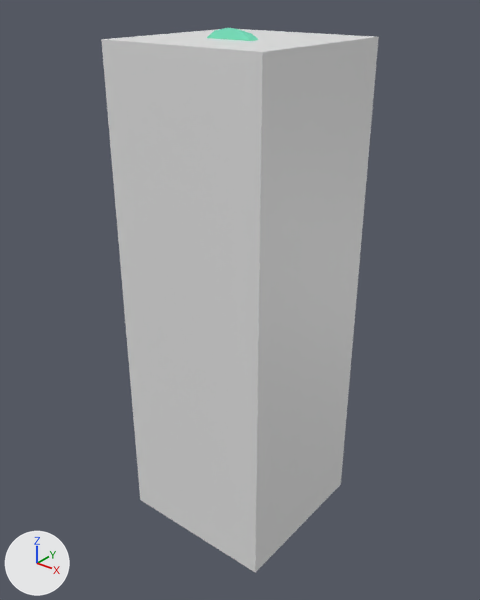
The Blender file tmp/brick.blend: old version first, new version second.
Camera for both pictures: a 50 mm camera at (0.732, -0.923, 1.074) aimed at (-0.004, -0.002, 0.503). The lights are fixed; the arrows at lower left show +X, +Y and +Z. The same objects are shown in both versions, whatever each file hides.
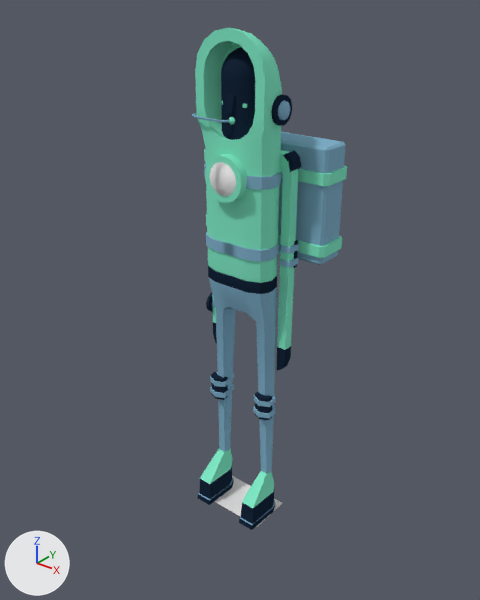
The edits, one by one:
me_plane has 8 vertices, 6 faces and spans x -1.11..1.11, y -1.11..1.11, z -6.7..-0.11.
me_plane is used by ob_plane; location (0.0, 0.0, 1.0); scale (0.147, 0.147, 0.147).
Verts and faces of me_plane; kept vertices keep their numbers, new ones are numbered from 8.
Before the commit, vertices of me_plane: 0 (-1.11, -1.11, -0.11) at pixel (101, 39), 1 (1.11, -1.11, -0.11) at pixel (262, 52), 2 (-1.11, 1.11, -0.11) at pixel (229, 28), 3 (1.11, 1.11, -0.11) at pixel (378, 36), 4 (-1.11, -1.11, -6.7) at pixel (140, 500).
Before the commit, vertices of me_plane: 5 (1.11, -1.11, -6.7) at pixel (255, 572), 6 (-1.11, 1.11, -6.7), 7 (1.11, 1.11, -6.7) at pixel (340, 484).
Part 1, on me_plane:
Vertices deleted: 0 to 7 (with the faces that use them).
New vertex 8 is at (-0.08, -0.05, 0.0).
New vertex 9 is at (0.08, -0.05, 0.0), pixel (258, 526).
New vertex 10 is at (-0.08, 0.05, 0.0).
New vertex 11 is at (0.08, 0.05, 0.0), pixel (283, 502).
New faces: (8, 9, 11, 10).
Object 'Plane' (ob_plane) is rescaled from (0.147, 0.147, 0.147) to (1.0, 1.0, 1.0).
Object 'Plane' (ob_plane) moves from (0.0, 0.0, 1.0) to (0.0, -0.003, 0.0).

Pixel boxes (x1, y1, x2, y2) of what changed, in the pictures (480 x 600 px):
'Plane', reshaped, moved, rescaled: before (101, 29, 379, 573); after (214, 476, 282, 527)
'Cube.001', unchanged, uncovered by the edit: before (207, 28, 258, 41); after (192, 28, 347, 530)
